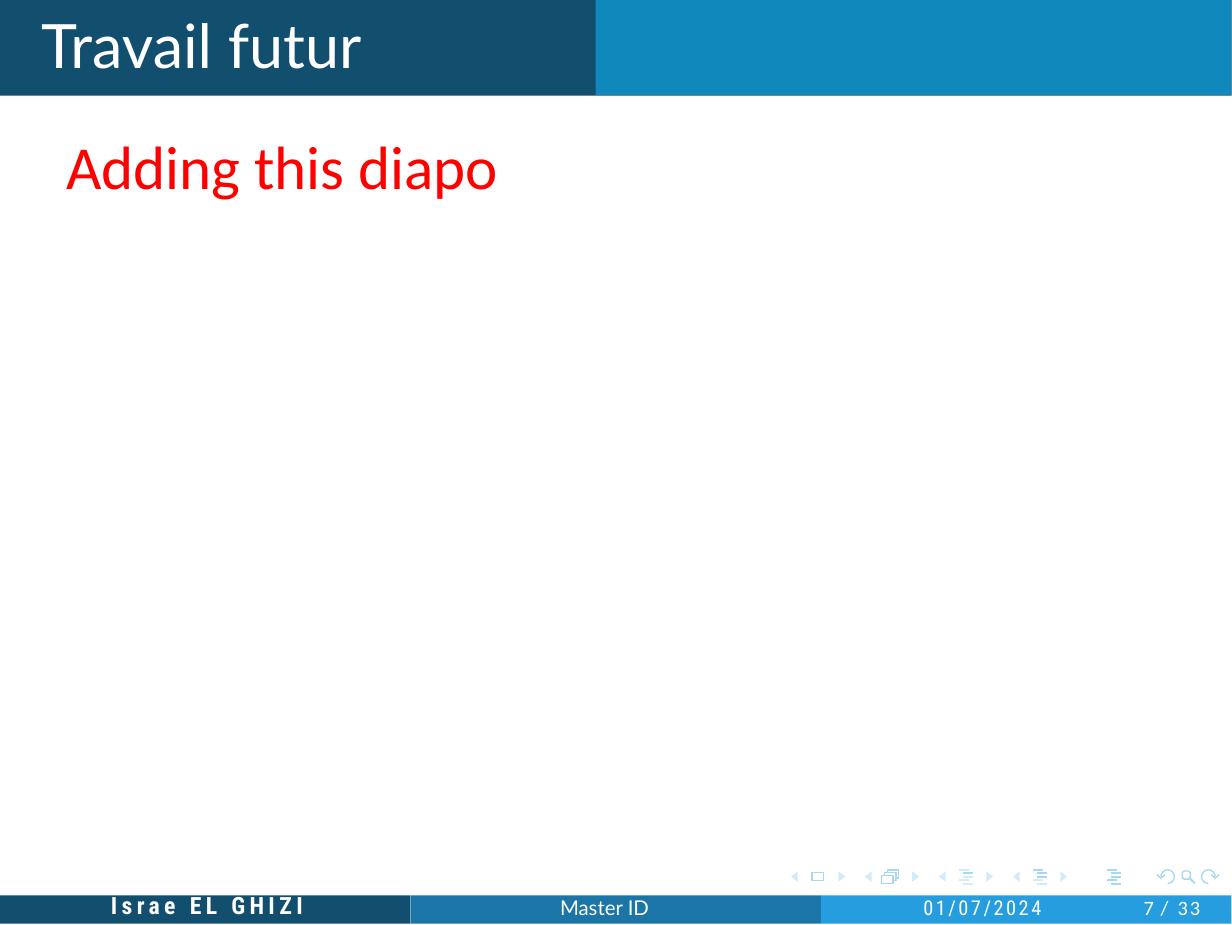
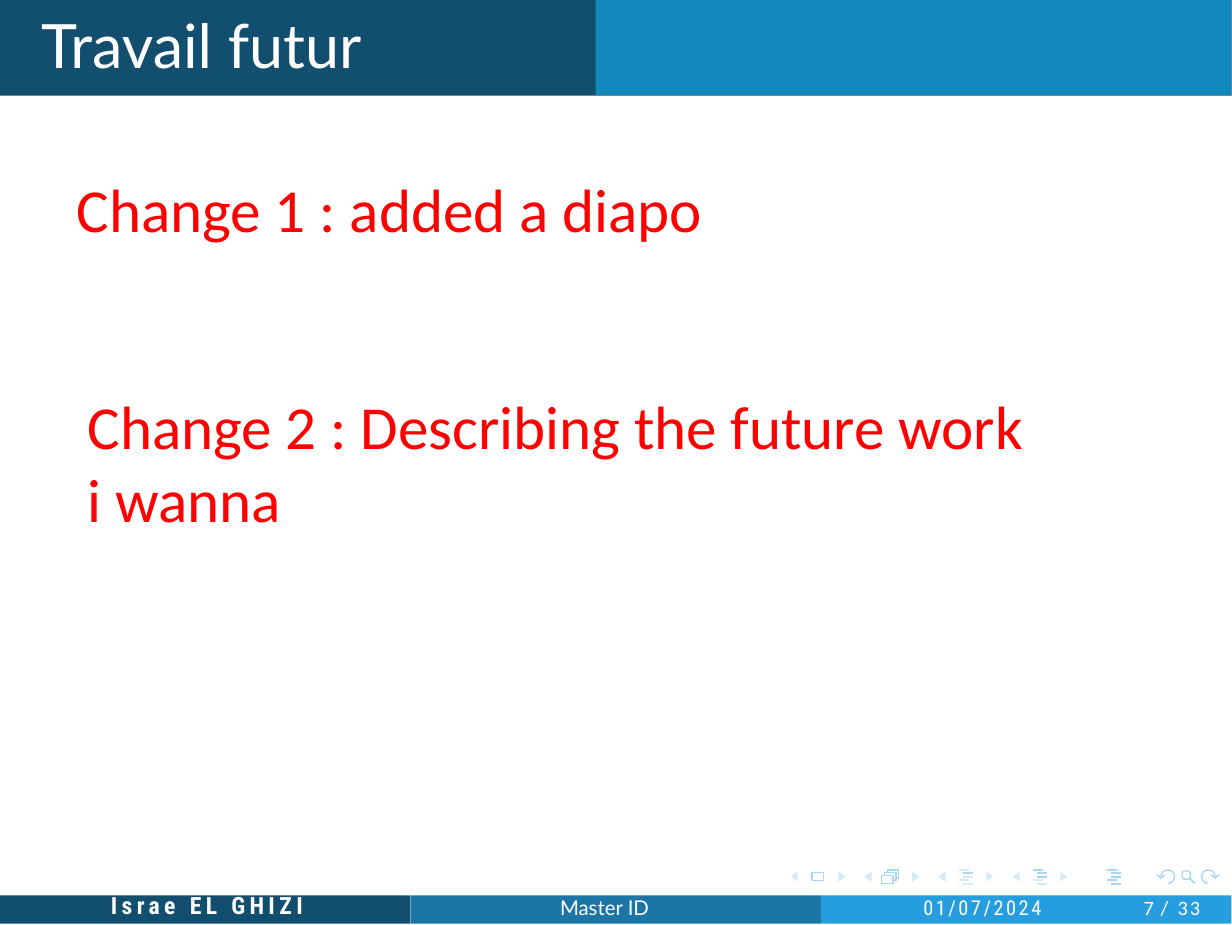
Before and after one commit to IsraeELG/EXAM_Digitalissation, a slide deck: slide 7 of 2ANSETAT.pptx. Drawn at 1232x925 pixels with LibreOffice and Linux fonts; fonts in the diff are those of the drawing. Boxes give left, top, right and bottom in pixels: in the first picture for what was removed or moved away, otherwise in the second. Text is boxed around its words. In the diff, an @@ line names an element or a change of style, - is before the commit and + after.

Commit message:
Future work
Describing the future work plan

```diff
--- a/2ANSETAT.pptx
+++ b/2ANSETAT.pptx
@@ text removed at (x1=66, y1=146, x2=498, y2=200) @@
-Adding this diapo
@@ text added at (x1=77, y1=189, x2=702, y2=243), 18 pt, text #FF0000 @@
+Change 1 : added a diapo
@@ text added at (x1=88, y1=406, x2=1023, y2=523), 18 pt, text #FF0000 @@
+Change 2 : Describing the future work i wanna
```
